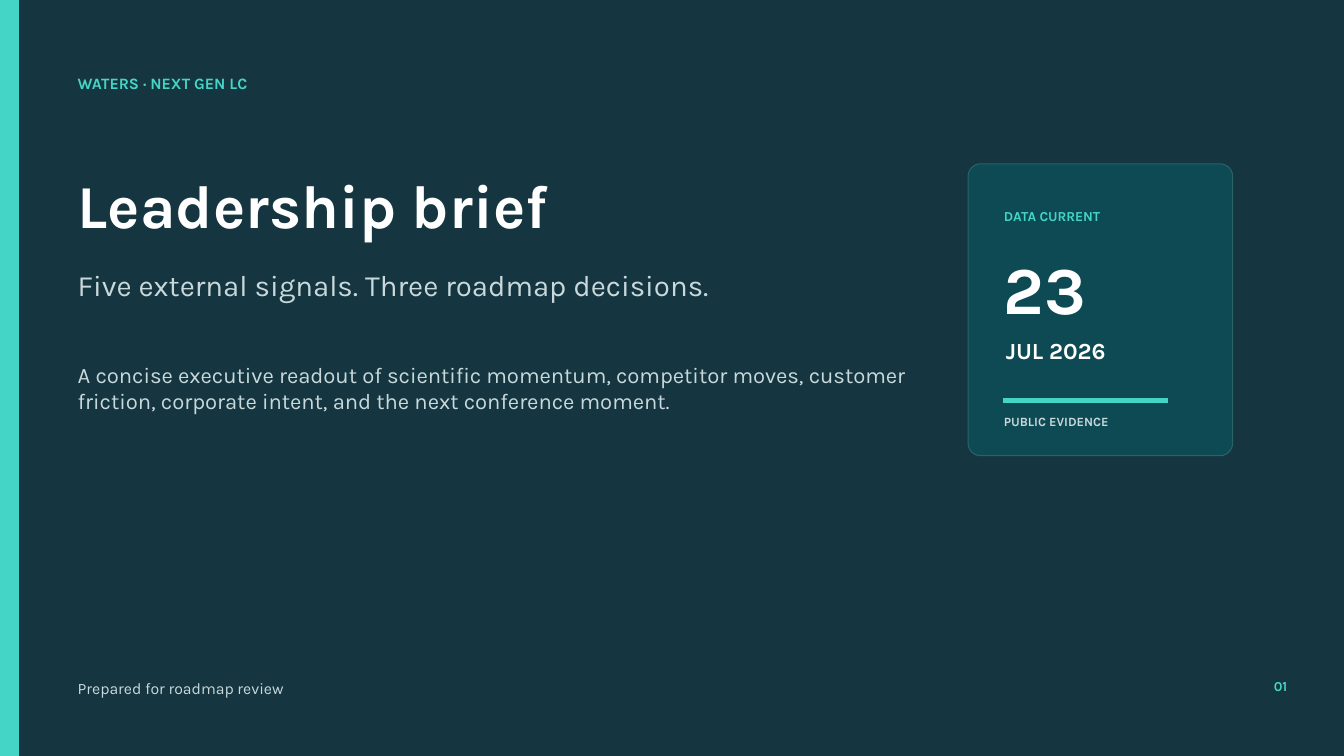
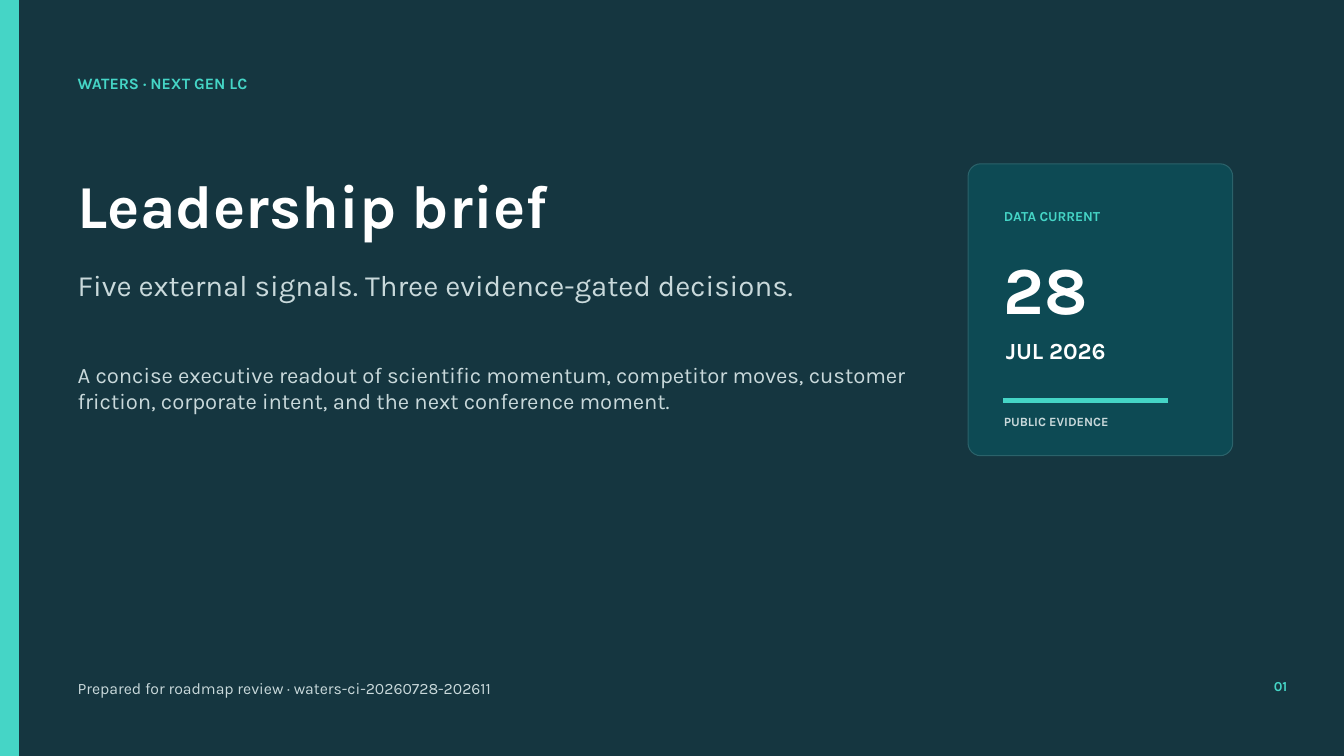
Before and after one commit to Chandni08/CompEngine, a slide deck: slide 1 of deploy-site/exports/waters-nextgen-leadership-brief.pptx. Drawn at 1344x756 pixels with LibreOffice and Linux fonts; fonts in the diff are those of the drawing. Boxes give left, top, right and bottom in pixels: in the first picture for what was removed or moved away, otherwise in the second. Text is boxed around its words. In the diff, an @@ line names an element or a change of style, - is before the commit and + after.

```diff
--- a/deploy-site/exports/waters-nextgen-leadership-brief.pptx
+++ b/deploy-site/exports/waters-nextgen-leadership-brief.pptx
@@ text at box(1004, 269, 1088, 315): text changed @@
-23
+28
@@ text at box(78, 276, 793, 303): text changed @@
-Five external signals. Three roadmap decisions.
+Five external signals. Three evidence-gated decisions.
@@ text at box(78, 683, 491, 698): text changed @@
-Prepared for roadmap review
+Prepared for roadmap review · waters-ci-20260728-202611
```
Also in this commit, not shown: 7 other slides changed, 38 other files.
